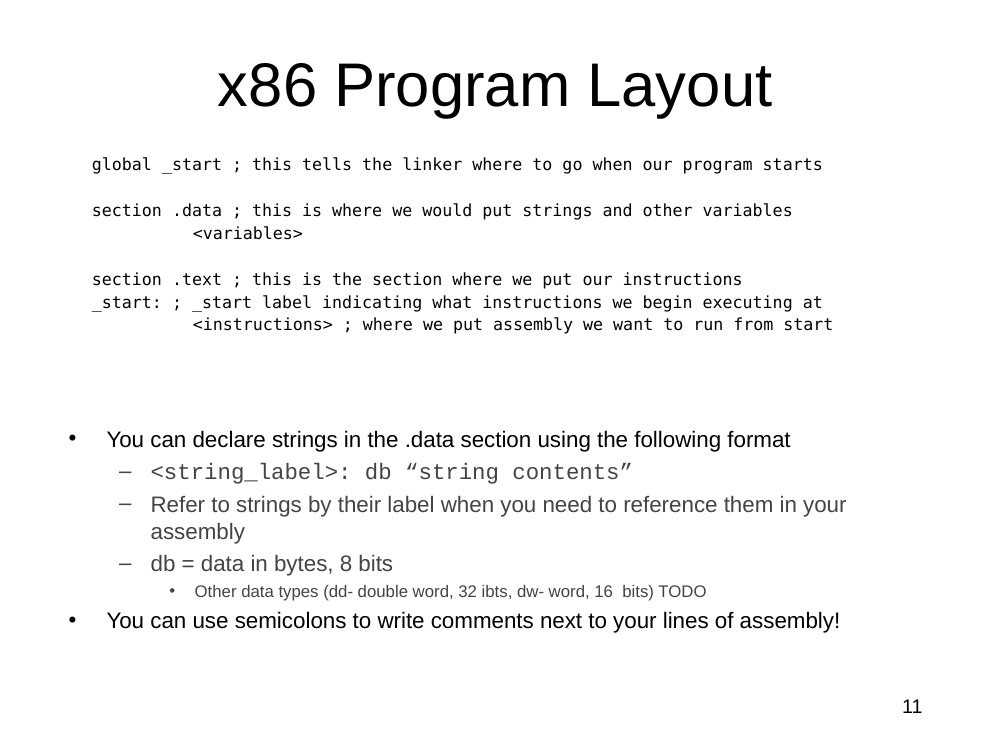
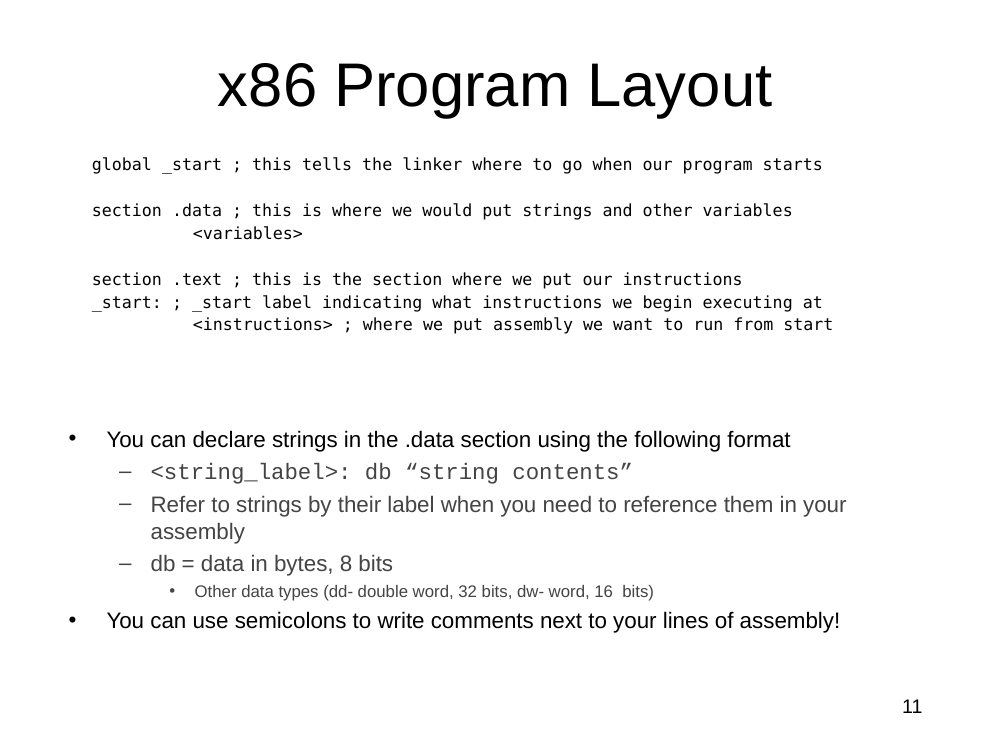
Before and after one commit to RobotMafiaCTF/RE_VR_Training, a slide deck: slide 11 of assembly/ppts/IntroductionToIntelx86-Part2.ppt. Drawn at 1008x756 pixels with LibreOffice and Linux fonts; fonts in the diff are those of the drawing. Boxes give left, top, right and bottom in pixels: in the first picture for what was removed or moved away, otherwise in the second. Text is boxed around its words. In the diff, an @@ line names an element or a change of style, - is before the commit and + after.

```diff
--- a/assembly/ppts/IntroductionToIntelx86-Part2.ppt
+++ b/assembly/ppts/IntroductionToIntelx86-Part2.ppt
@@ text at box(195, 585, 654, 601): text changed @@
-    • Other data types (dd- double word, 32 ibts, dw- word, 16 bits) TODO
+    • Other data types (dd- double word, 32 bits, dw- word, 16 bits)
```
Also in this commit, not shown: 8 other slides changed, 1 slide added, 1 slide removed.
